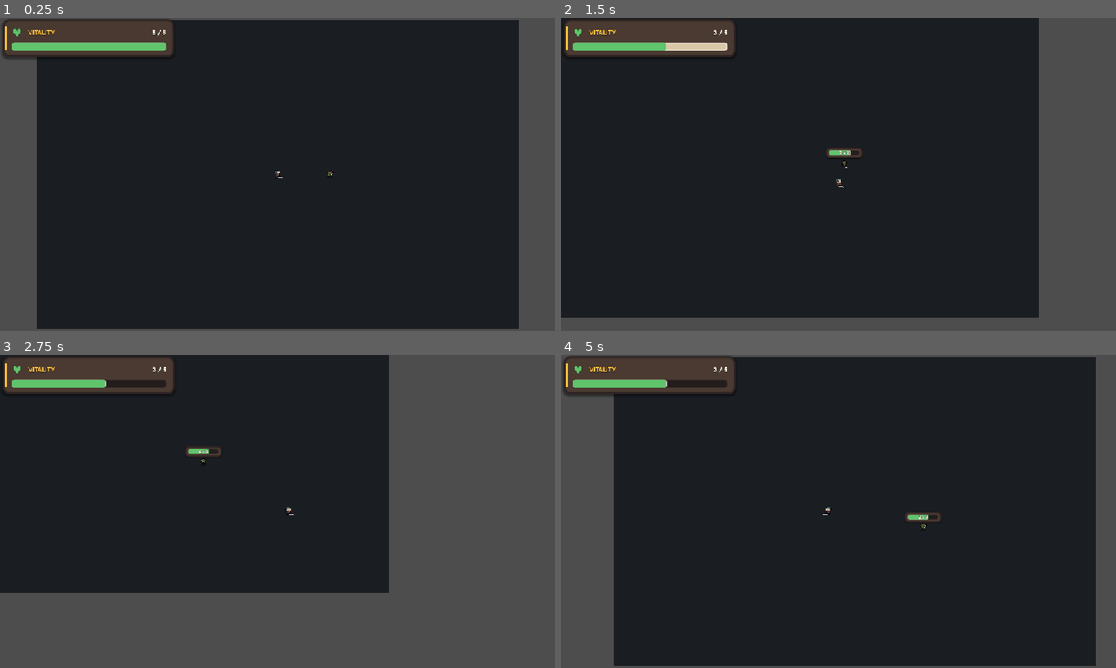
Above: before the commit, frames 1-4 (two rows, left to right).
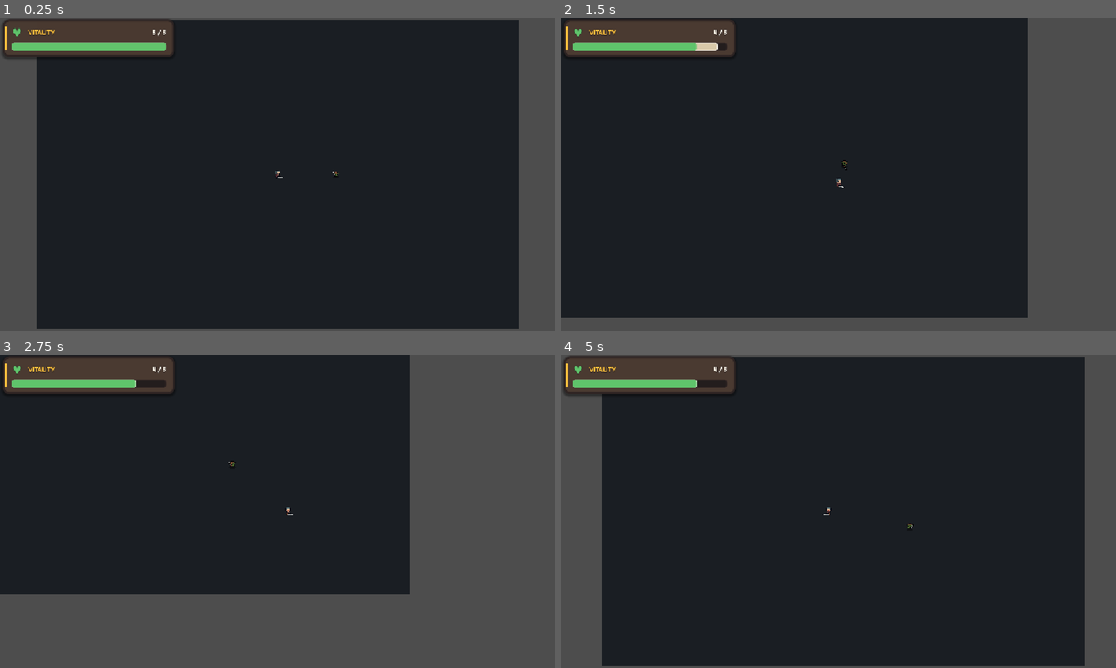
Above: after the commit, the same moments.

Repository: noziquee/Project-2D
Game: Godot game, scene res://Main.tscn
Same seed, same stepped clock (60 frames per second), same inputs: the game is played once before the commit and once after it.
Inputs (mouse positions are in pixels of both pictures, inside the frame that each line leads up to):
- Up to frame 1 (0.25 s): no input
- Up to frame 2 (1.5 s): tap Enter at 0.5 s; move the mouse to (960, 158) at 0.52 s; hold D (move_right) 0.53-1.28 s; click (960, 158) at 0.6 s; move the mouse to (727, 190) at 1.27 s; hold S (move_down) from 1.28 s (still down); tap Shift (dash, bound only after the commit) at 1.35 s
- Up to frame 3 (2.75 s): move the mouse to (333, 442) at 2.02 s; release S (move_down) at 2.03 s; hold D (move_right) from 2.03 s (still down); tap Space (dash, bound only before the commit) at 2.1 s
- Up to frame 4 (5 s): move the mouse to (810, 574) at 2.77 s; release D (move_right) at 2.78 s; hold W (move_up) 2.78-3.53 s; click (810, 574) at 2.85 s; move the mouse to (1005, 558) at 3.52 s; hold A (move_left) from 3.53 s (still down); tap Shift (dash, bound only after the commit) at 3.6 s; move the mouse to (672, 464) at 4.27 s; tap Space (dash, bound only before the commit) at 4.35 s

The runs differ from the first frame. In frame 1, less than 0.1% of the frame differs, in the area x 58-62%, y 48-51%; in frame 2, 2.3%; in frame 3, 3.5%; in frame 4, 4.2%, in the area x 7-97%, y 0-100%.

Commit message:
Phase 8 fix

Diff:
--- a/Characters/Effects/DeathEffect.tscn
+++ b/Characters/Effects/DeathEffect.tscn
@@ -1,11 +1,11 @@
-[gd_scene format=3]
+[gd_scene format=3 uid="uid://dqo1gt6u27u3a"]
 
-[ext_resource type="Texture2D" path="res://2D_RPG_Assets/enemy_afterdead_explosion_anim_spritesheet.png" id="1_sheet"]
+[ext_resource type="Texture2D" uid="uid://dux2acm3dde86" path="res://2D_RPG_Assets/enemy_afterdead_explosion_anim_spritesheet.png" id="1_sheet"]
 
 [sub_resource type="Animation" id="Animation_play"]
 resource_name = "play"
-length = 0.4
-step = 0.04
+length = 0.4166708457510918
+step = 0.041666668
 tracks/0/type = "value"
 tracks/0/imported = false
 tracks/0/enabled = true
@@ -13,7 +13,7 @@
 tracks/0/interp = 1
 tracks/0/loop_wrap = true
 tracks/0/keys = {
-"times": PackedFloat32Array(0, 0.08, 0.16, 0.24),
+"times": PackedFloat32Array(0, 0.083333336, 0.16666667, 0.25),
 "transitions": PackedFloat32Array(1, 1, 1, 1),
 "update": 1,
 "values": [0, 1, 2, 3]
@@ -25,7 +25,7 @@
 tracks/1/interp = 1
 tracks/1/loop_wrap = true
 tracks/1/keys = {
-"times": PackedFloat32Array(0.39),
+"times": PackedFloat32Array(0.33333334),
 "transitions": PackedFloat32Array(1),
 "values": [{
 "args": [],
@@ -38,13 +38,13 @@
 &"play": SubResource("Animation_play")
 }
 
-[node name="DeathEffect" type="Node2D"]
+[node name="DeathEffect" type="Node2D" unique_id=433897109]
 z_index = 2
 
-[node name="Sprite2D" type="Sprite2D" parent="."]
+[node name="Sprite2D" type="Sprite2D" parent="." unique_id=408968653]
 texture = ExtResource("1_sheet")
 hframes = 4
 
-[node name="AnimationPlayer" type="AnimationPlayer" parent="."]
+[node name="AnimationPlayer" type="AnimationPlayer" parent="." unique_id=169407950]
 libraries/ = SubResource("AnimationLibrary_effect")
 autoplay = &"play"
--- a/Characters/Effects/HitEffect.tscn
+++ b/Characters/Effects/HitEffect.tscn
@@ -1,11 +1,11 @@
-[gd_scene format=3]
+[gd_scene format=3 uid="uid://buuimquyuurcf"]
 
-[ext_resource type="Texture2D" path="res://2D_RPG_Assets/hit_effect_anim_spritesheet.png" id="1_sheet"]
+[ext_resource type="Texture2D" uid="uid://cgb7e0n5h3ymr" path="res://2D_RPG_Assets/hit_effect_anim_spritesheet.png" id="1_sheet"]
 
 [sub_resource type="Animation" id="Animation_play"]
 resource_name = "play"
-length = 0.2
-step = 0.05
+length = 0.3333375099342316
+step = 0.041666668
 tracks/0/type = "value"
 tracks/0/imported = false
 tracks/0/enabled = true
@@ -13,7 +13,7 @@
 tracks/0/interp = 1
 tracks/0/loop_wrap = true
 tracks/0/keys = {
-"times": PackedFloat32Array(0, 0.05, 0.1),
+"times": PackedFloat32Array(0, 0.083333336, 0.16666667),
 "transitions": PackedFloat32Array(1, 1, 1),
 "update": 1,
 "values": [0, 1, 2]
@@ -25,7 +25,7 @@
 tracks/1/interp = 1
 tracks/1/loop_wrap = true
 tracks/1/keys = {
-"times": PackedFloat32Array(0.19),
+"times": PackedFloat32Array(0.25),
 "transitions": PackedFloat32Array(1),
 "values": [{
 "args": [],
@@ -38,13 +38,14 @@
 &"play": SubResource("Animation_play")
 }
 
-[node name="HitEffect" type="Node2D"]
+[node name="HitEffect" type="Node2D" unique_id=373989636]
 z_index = 2
 
-[node name="Sprite2D" type="Sprite2D" parent="."]
+[node name="Sprite2D" type="Sprite2D" parent="." unique_id=1917077146]
 texture = ExtResource("1_sheet")
 hframes = 3
+frame = 2
 
-[node name="AnimationPlayer" type="AnimationPlayer" parent="."]
+[node name="AnimationPlayer" type="AnimationPlayer" parent="." unique_id=105325120]
 libraries/ = SubResource("AnimationLibrary_effect")
 autoplay = &"play"
--- a/Characters/Enemies/BasicEnemy2D.tscn
+++ b/Characters/Enemies/BasicEnemy2D.tscn
@@ -158,7 +158,7 @@
 [sub_resource type="Animation" id="Animation_enemy_take_damage"]
 resource_name = "take_damage"
 length = 0.3333416766010225
-step = 0.083333336
+step = 0.041666668
 tracks/0/type = "value"
 tracks/0/imported = false
 tracks/0/enabled = true
@@ -231,8 +231,8 @@
 
 [sub_resource type="Animation" id="Animation_weapon_slash"]
 resource_name = "slash"
-length = 0.3
-step = 0.05
+length = 0.29166666
+step = 0.041666668
 tracks/0/type = "value"
 tracks/0/imported = false
 tracks/0/enabled = true
@@ -252,7 +252,7 @@
 tracks/1/interp = 1
 tracks/1/loop_wrap = true
 tracks/1/keys = {
-"times": PackedFloat32Array(0, 0.3),
+"times": PackedFloat32Array(0, 0.29166666),
 "transitions": PackedFloat32Array(0.5, 0.5),
 "update": 0,
 "values": [Vector2(1, 1), Vector2(0.8, 0.95)]
@@ -264,7 +264,7 @@
 tracks/2/interp = 1
 tracks/2/loop_wrap = true
 tracks/2/keys = {
-"times": PackedFloat32Array(0.05),
+"times": PackedFloat32Array(0.041666668),
 "transitions": PackedFloat32Array(1),
 "values": [{
 "args": [&"spawn_effect"],
@@ -274,8 +274,8 @@
 
 [sub_resource type="Animation" id="Animation_weapon_return"]
 resource_name = "sword_return"
-length = 0.65
-step = 0.05
+length = 0.6666667
+step = 0.041666668
 tracks/0/type = "value"
 tracks/0/imported = false
 tracks/0/enabled = true
@@ -283,7 +283,7 @@
 tracks/0/interp = 1
 tracks/0/loop_wrap = true
 tracks/0/keys = {
-"times": PackedFloat32Array(0, 0.2, 0.65),
+"times": PackedFloat32Array(0, 0.20833333, 0.6666667),
 "transitions": PackedFloat32Array(-2, -2, 0.5),
 "update": 0,
 "values": [4.4505897, 4.4505897, 0.0]
@@ -295,7 +295,7 @@
 tracks/1/interp = 1
 tracks/1/loop_wrap = true
 tracks/1/keys = {
-"times": PackedFloat32Array(0, 0.65),
+"times": PackedFloat32Array(0, 0.6666667),
 "transitions": PackedFloat32Array(0.5, 0.5),
 "update": 0,
 "values": [Vector2(0.8, 0.95), Vector2(1, 1)]
@@ -313,9 +313,9 @@
 height = 12.0
 
 [sub_resource type="CircleShape2D" id="CircleShape2D_detection"]
-radius = 180.0
-
-[node name="BasicEnemy2D" type="CharacterBody2D" unique_id=803052333 groups=["enemy", "damageable"]]
+radius = 50.0
+
+[node name="BasicEnemy2D" type="CharacterBody2D" unique_id=803052333 groups=["damageable", "enemy"]]
 collision_layer = 2
 collision_mask = 7
 script = ExtResource("1_script")
@@ -347,12 +347,11 @@
 profile = ExtResource("19_profile")
 detection_area = NodePath("../DetectionArea")
 
-[node name="DetectionArea" type="Area2D" parent="."]
+[node name="DetectionArea" type="Area2D" parent="." unique_id=462651626]
 collision_layer = 0
-collision_mask = 1
 monitorable = false
 
-[node name="CollisionShape2D" type="CollisionShape2D" parent="DetectionArea"]
+[node name="CollisionShape2D" type="CollisionShape2D" parent="DetectionArea" unique_id=666662769]
 shape = SubResource("CircleShape2D_detection")
 debug_color = Color(0.9, 0.35, 0.3, 0.12)
 
@@ -363,34 +362,33 @@
 offset_bottom = -12.0
 health_source = NodePath("../HealthComponent2D")
 
-[node name="HealthComponent2D" type="Node" parent="."]
+[node name="HealthComponent2D" type="Node" parent="." unique_id=1781921424]
 script = ExtResource("9_health")
-max_health = 3
-
-[node name="MovementComponent2D" type="Node" parent="."]
+max_health = 20
+
+[node name="MovementComponent2D" type="Node" parent="." unique_id=1484966726]
 script = ExtResource("10_move")
 move_speed = 50.0
 
-[node name="DashComponent2D" type="Node" parent="."]
+[node name="DashComponent2D" type="Node" parent="." unique_id=294198567]
 script = ExtResource("11_dash")
 dash_speed = 150.0
 
-[node name="AttackComponent2D" type="Node" parent="."]
+[node name="AttackComponent2D" type="Node" parent="." unique_id=1295462030]
 script = ExtResource("12_attack")
 attack_definition = ExtResource("5_attack")
 
-[node name="CharacterStateMachine" type="Node" parent="."]
+[node name="CharacterStateMachine" type="Node" parent="." unique_id=269831209]
 script = ExtResource("13_machine")
-initial_state = &"Idle"
-
-[node name="Idle" type="Node" parent="CharacterStateMachine"]
+
+[node name="Idle" type="Node" parent="CharacterStateMachine" unique_id=1981733296]
 script = ExtResource("14_idle")
 
-[node name="Move" type="Node" parent="CharacterStateMachine"]
+[node name="Move" type="Node" parent="CharacterStateMachine" unique_id=1118955727]
 script = ExtResource("15_move")
 
-[node name="Dash" type="Node" parent="CharacterStateMachine"]
+[node name="Dash" type="Node" parent="CharacterStateMachine" unique_id=1122678725]
 script = ExtResource("16_dash")
 
-[node name="Attack" type="Node" parent="CharacterStateMachine"]
+[node name="Attack" type="Node" parent="CharacterStateMachine" unique_id=1331931781]
 script = ExtResource("17_attack")
--- a/Shader/hit_flash_material.tres
+++ b/Shader/hit_flash_material.tres
@@ -1,4 +1,4 @@
-[gd_resource type="ShaderMaterial" format=3]
+[gd_resource type="ShaderMaterial" format=3 uid="uid://b80agap73cxkp"]
 
 [ext_resource type="Shader" uid="uid://du8d7imn4hncy" path="res://Shader/hit_flash.tres" id="1_flash"]
 
--- a/project.godot
+++ b/project.godot
@@ -48,7 +48,8 @@
 }
 dash={
 "deadzone": 0.2,
-"events": [Object(InputEventKey,"resource_local_to_scene":fa …(140 unchanged characters)… d":false,"keycode":0,"physical_keycode":32,"key_label":0,"unicode":32,"location":0,"echo":false,"script":null)
+"events": [Object(InputEventKey,"resource_local_to_scene":fa …(140 unchanged characters)… d":false,"keycode":0,"physical_keycode":4194325,"key_label":0,"unicode":0,"location":0,"echo":false,"script":null)
+, Object(InputEventMouseButton,"resource_local_to_scene":false,"resource_name":"","device":-1,"window_id":0,"alt_pressed":false,"shift_pressed":false,"ctrl_pressed":false,"meta_pressed":false,"button_mask":2,"position":Vector2(189, 9),"global_position":Vector2(198, 57),"factor":1.0,"button_index":2,"canceled":false,"pressed":true,"double_click":false,"script":null)
 ]
 }
 attack={
Not shown: 1 places in Characters/Components/Combat/GoblinAttackDefinition.tres that only renumber resources
Not shown: 1 places in Characters/Enemies/BasicEnemy2D.tscn that only renumber resources
Not shown, added: Combat Architecture Review & Expansion Guide (Updated Oct 2026).md
Not shown, removed: Combat Architecture Review & Expansion Guide – My 2D Game.md
